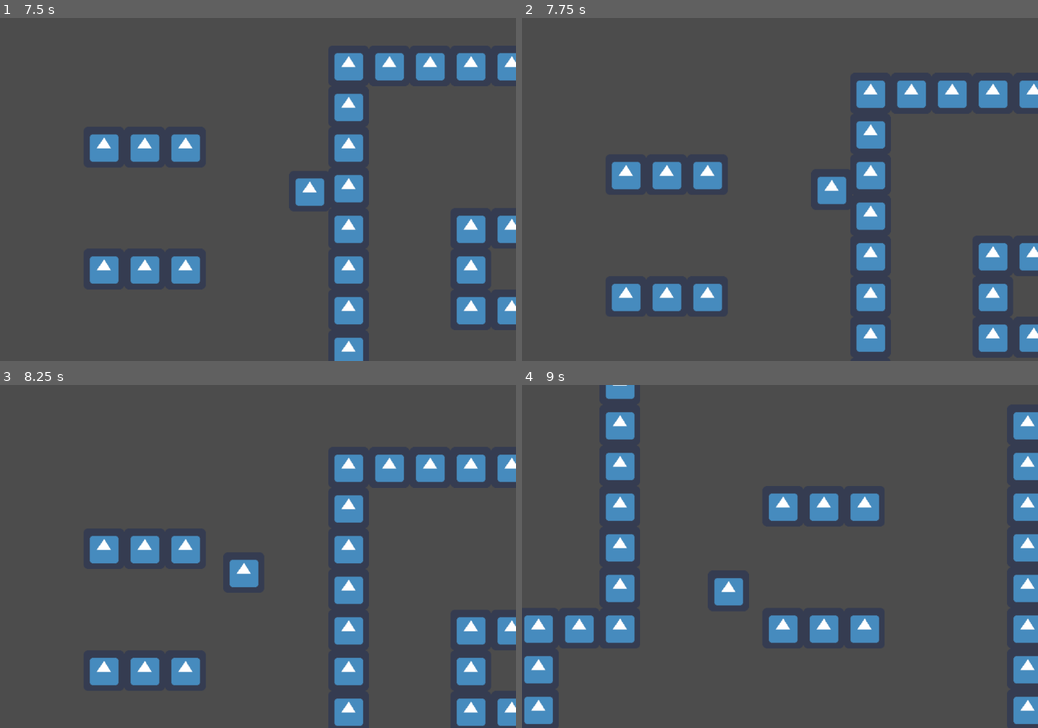
Above: before the commit, frames 1-4 (two rows, left to right).
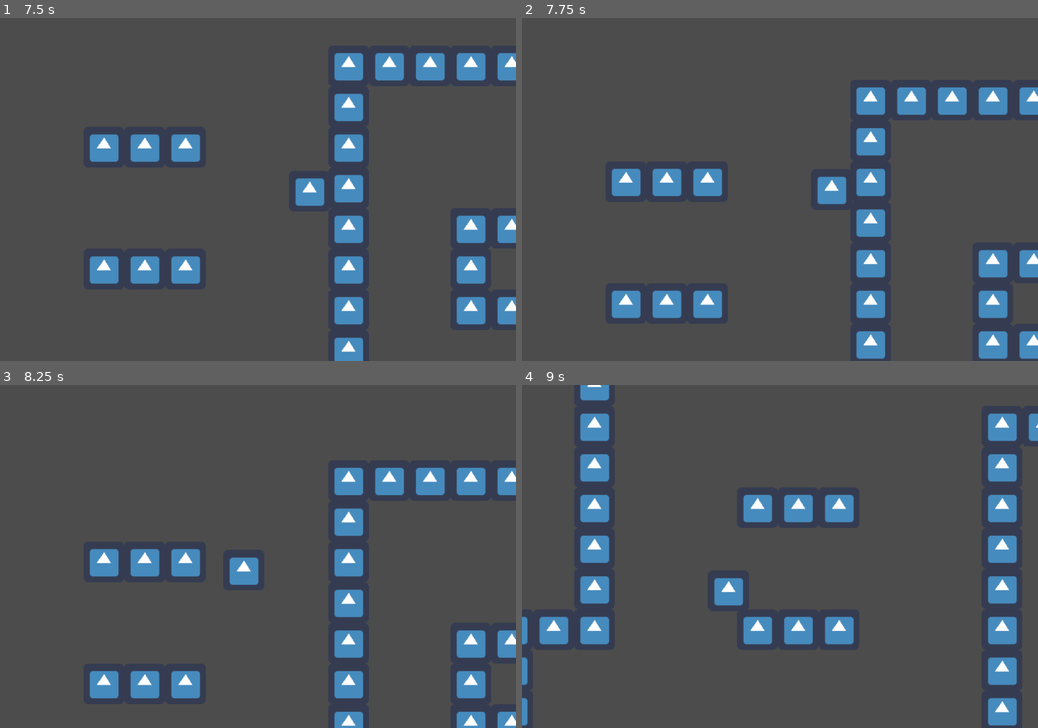
Above: after the commit, the same moments.

Repository: VMoonDev/SlimeShuffle
Game: Godot game, scene res://Level1/Level1.tscn
The game is run twice, just before and just after one commit, with the same random seed, the same clock (stepped at 60 frames per second) and the same inputs. The engine's default icon, where the game draws it, is replaced by a stand-in: a white triangle on a blue panel in a dark square.
Inputs:
- Up to frame 1 (7.5 s): tap Enter at 0.5 s; hold D (move_right) 0.53-2.03 s; tap E (attack) every 0.75 s from 0.6 to 7.35 s; tap Space (jump) at 0.77, 1.52, 3.02, 3.77, 4.52, 6.02, 6.77 s; hold A (move_left) 2.03-4.28 s; hold D (move_right) from 4.28 s (still down)
- Up to frame 2 (7.75 s): keep holding D (move_right); tap Space (jump) at 7.52 s
- Up to frame 3 (8.25 s): release D (move_right) at 8.03 s; hold A (move_left) from 8.03 s (still down); tap E (attack) at 8.1 s
- Up to frame 4 (9 s): keep holding A (move_left); tap E (attack) at 8.85 s

Frame 1 is identical in both runs. In frame 2, 6.8% of the frame differs, in the area x 17-100%, y 18-100%; in frame 3, 10%; in frame 4, 16%, in the area x 0-100%, y 0-100%.

Commit message:
Adjust scramble strength

Diff:
--- a/project/Level1/Level1.tscn
+++ b/project/Level1/Level1.tscn
@@ -1,10 +1,8 @@
-[gd_scene load_steps=7 format=2]
+[gd_scene load_steps=6 format=2]
 
 [ext_resource path="res://Pawn/Pawn.tscn" type="PackedScene" id=1]
 [ext_resource path="res://icon.png" type="Texture" id=3]
 [ext_resource path="res://JumpPower/JumpPower.tscn" type="PackedScene" id=4]
-
-[sub_resource type="GDScript" id=3]
 
 [sub_resource type="ConvexPolygonShape2D" id=1]
 points = PoolVector2Array( 64, 64, 0, 64, 0, 0, 64, 0 )
@@ -33,12 +31,11 @@
 0/z_index = 0
 
 [node name="Level1" type="Node2D"]
-script = SubResource( 3 )
 
 [node name="TileMap" type="TileMap" parent="."]
 tile_set = SubResource( 2 )
 format = 1
-tile_data = PoolIntArray( -1572859, 0, 0, -1572858, 0, 0, -1 …(2094 unchanged characters)…  0, -589823, 0, 0, -589812, 0, 0, -589809, 0, 0, -589805, 0, 0, -589801, 0, 0, -589798, 0, 0, - …(2241 unchanged characters)…
+tile_data = PoolIntArray( -1572859, 0, 0, -1572858, 0, 0, -1 …(2094 unchanged characters)…  0, -589823, 0, 0, -589812, 0, 0, -589805, 0, 0, -589801, 0, 0, -589798, 0, 0, - …(2241 unchanged characters)…
 
 [node name="Pawn" parent="." groups=["Persist"] instance=ExtResource( 1 )]
 position = Vector2( 34, 482 )
--- a/project/Pawn/Pawn.gd
+++ b/project/Pawn/Pawn.gd
@@ -3,7 +3,7 @@
 const _GRAVITY := 800
 const _MOVESPEED := 400
 const _JUMPSTRENGTH := 450
-const _SCRAMBLESTRENGTH := 300
+const _SCRAMBLESTRENGTH := 350
 const _SLIDESPEED := 200
 
 var _velocity := Vector2.ZERO
